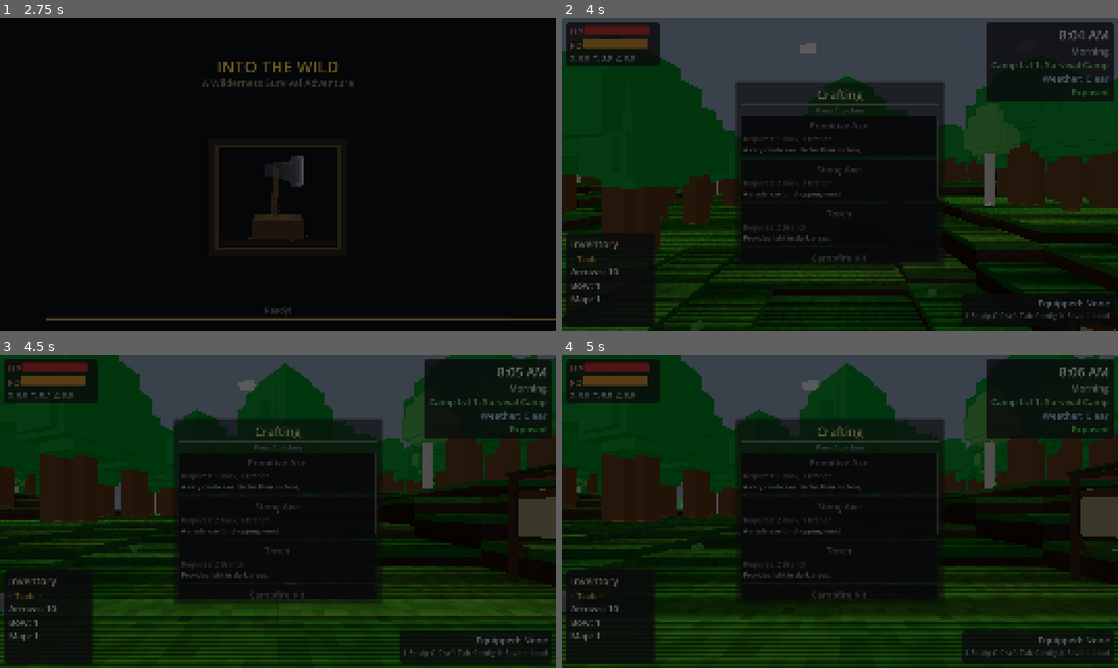
Above: before the commit, frames 1-4 (two rows, left to right).
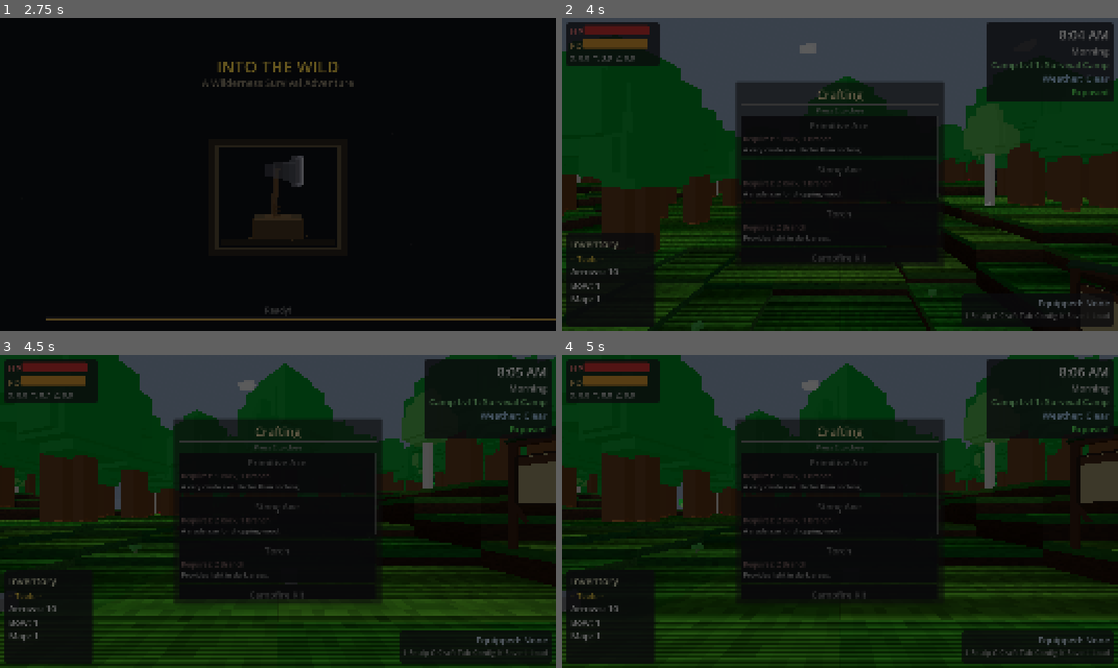
Above: after the commit, the same moments.

Repository: adchamberlain/into-the-wild
Game: Godot game, scene res://scenes/main.tscn
The game is run twice, just before and just after one commit, with the same random seed, the same clock (stepped at 60 frames per second) and the same inputs.
Inputs (mouse positions are in pixels of both pictures, inside the frame that each line leads up to):
- Up to frame 1 (2.75 s): tap Enter at 0.5, 2 s; move the mouse to (305, 174) at 0.52 s; hold F (eat) 0.53-1.28 s; hold W (move_forward) from 0.53 s (still down); click (305, 174) at 0.67 s; tap Space (jump) at 0.77, 1.07, 1.25, 1.52, 1.82 s; move the mouse to (250, 174) at 1.27 s; tap E (interact) at 1.35 s; move the mouse to (289, 168) at 2.02 s; hold M (move_structure) from 2.03 s (still down)
- Up to frame 2 (4 s): move the mouse to (834, 180) at 2.77 s; release M (move_structure) at 2.78 s; tap C (open_crafting) at 2.85 s; click (834, 180) at 2.92 s; tap Space (jump) at 3.02, 3.32, 3.77 s; move the mouse to (1006, 221) at 3.52 s; release W (move_forward) at 3.53 s; hold A (move_left) from 3.53 s (still down); hold Shift (sprint) from 3.53 s (still down)
- Up to frame 3 (4.5 s): tap Space (jump) at 4.07 s; release A (move_left) at 4.25 s; release Shift (sprint) at 4.25 s; drag from (111, 464) to (194, 433) at 4.27 s
- Up to frame 4 (5 s): no input

Frame 1 is identical in both runs. In frame 2, 0.2% of the frame differs, in the area x 91-100%, y 78-100%; in frame 3, 1.7%, in the area x 90-100%, y 22-62%; in frame 4, 1.7%.

Commit message:
Fix sign clipping through terrain by using max height across footprint
Sample 9 points and place sign at the highest terrain value so no
blocks poke through the base.

Co-Authored-By: Claude Opus 4.6 <noreply@anthropic.com>

Diff:
--- a/scripts/world/chunk_manager.gd
+++ b/scripts/world/chunk_manager.gd
@@ -1925,12 +1925,13 @@
 	var sign_node: StaticBody3D = StaticBody3D.new()
 	sign_node.set_script(wilderness_sign_script)
 	sign_node.name = "WildernessSign"
-	# Sample multiple points across the sign footprint and use the minimum height
-	# so the posts sit on (or slightly in) the ground, never floating
+	# Sample multiple points across the sign footprint and use the maximum height
+	# so the sign sits on top of the highest nearby block, never clipping through terrain
 	var terrain_y: float = get_height_at(sign_x, sign_z)
-	for offset: Vector2 in [Vector2(-1.3, 0), Vector2(1.3, 0), Vector2(0, 0.3), Vector2(0, -0.3)]:
+	for offset: Vector2 in [Vector2(-1.0, 0), Vector2(1.0, 0), Vector2(0, 0.5), Vector2(0, -0.5),
+			Vector2(-1.0, 0.5), Vector2(1.0, 0.5), Vector2(-1.0, -0.5), Vector2(1.0, -0.5)]:
 		var sample_y: float = get_height_at(sign_x + offset.x, sign_z + offset.y)
-		terrain_y = min(terrain_y, sample_y)
+		terrain_y = max(terrain_y, sample_y)
 	sign_node.position = Vector3(sign_x, terrain_y, sign_z)
 	sign_node.rotation.y = atan2(-sign_x, -sign_z)
 	add_child(sign_node)
